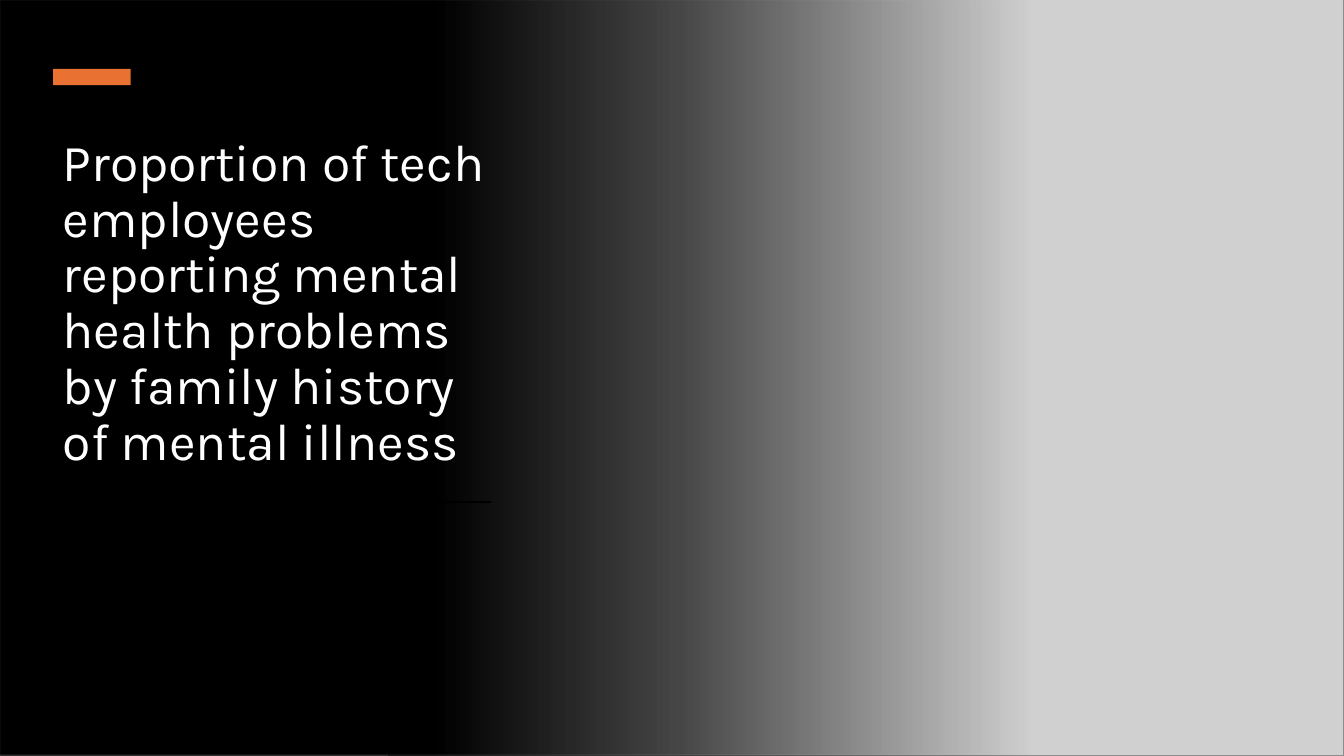
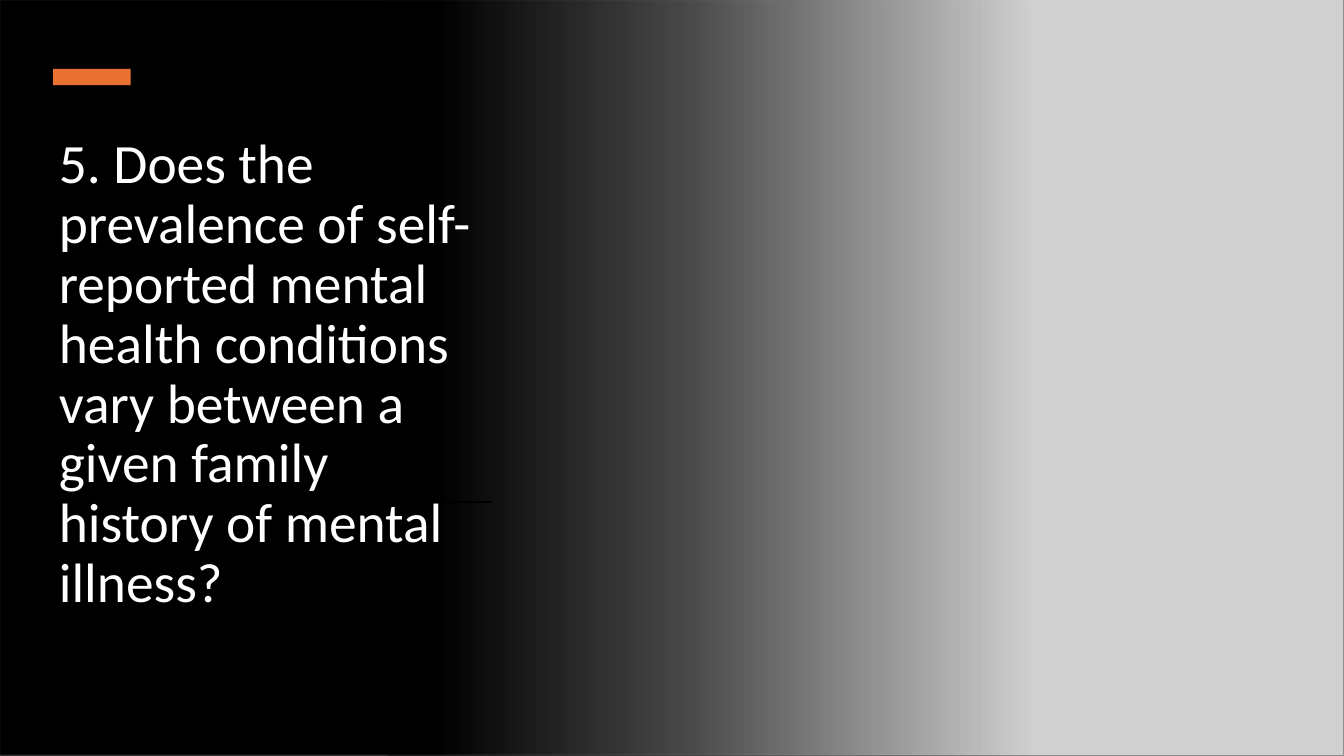
Before and after one commit to K-G-Witt/project1-team4, a slide deck: slide 13 of Initial Presentation.pptx (slide 12 before the commit). Drawn at 1344x756 pixels with LibreOffice and Linux fonts; fonts in the diff are those of the drawing; grey boxes stand for pictures. Boxes give left, top, right and bottom in pixels: in the first picture for what was removed or moved away, otherwise in the second. Text is boxed around its words. In the diff, an @@ line names an element or a change of style, - is before the commit and + after.

```diff
--- a/Initial Presentation.pptx
+++ b/Initial Presentation.pptx
@@ title at (59,144,470,603): text changed; size 37 to 39.6 pt; font Karla to Calibri @@
-Proportion of tech employees reporting mental health problems by family history of mental illness
+5. Does the prevalence of self-reported mental health conditions vary between a given family history of mental illness?
```
Also in this commit, not shown: 5 other slides changed, 9 slides added, 5 slides removed, 1 other file.
